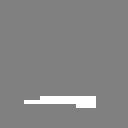
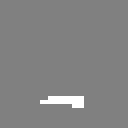
Comparing the layer stacks of the two w=128, h=128 images. Changes:
added layer "Layer 3" above "Layer 5" over (x1=40, y1=96, x2=76, y2=108)
renamed "Layer 2" to "Layer 4", hid it, painted on it over (x1=24, y1=96, x2=96, y2=108)
